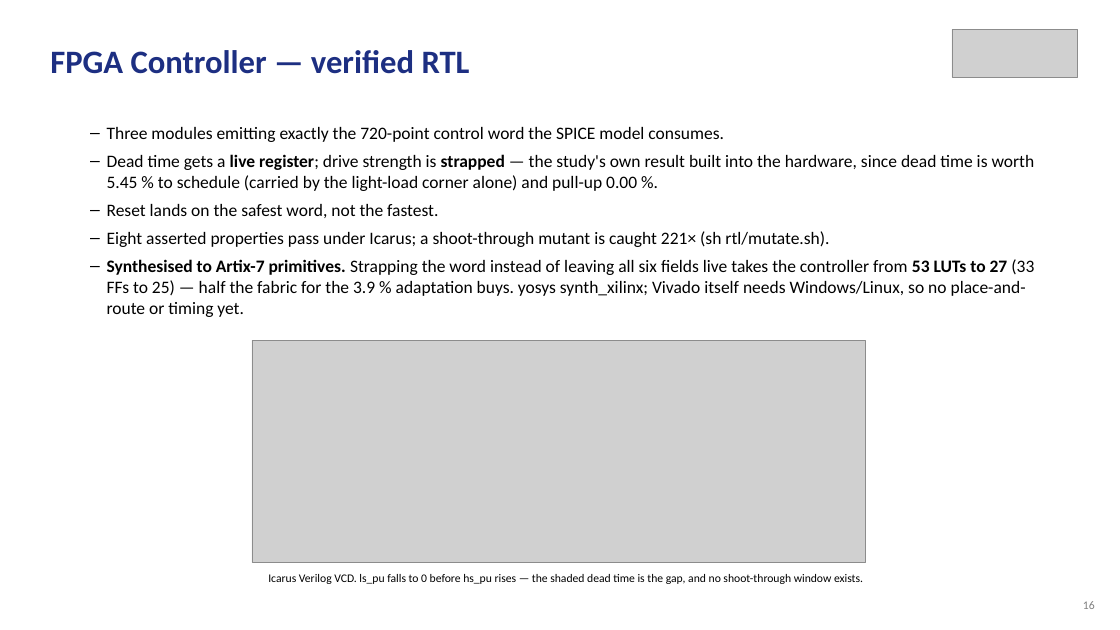
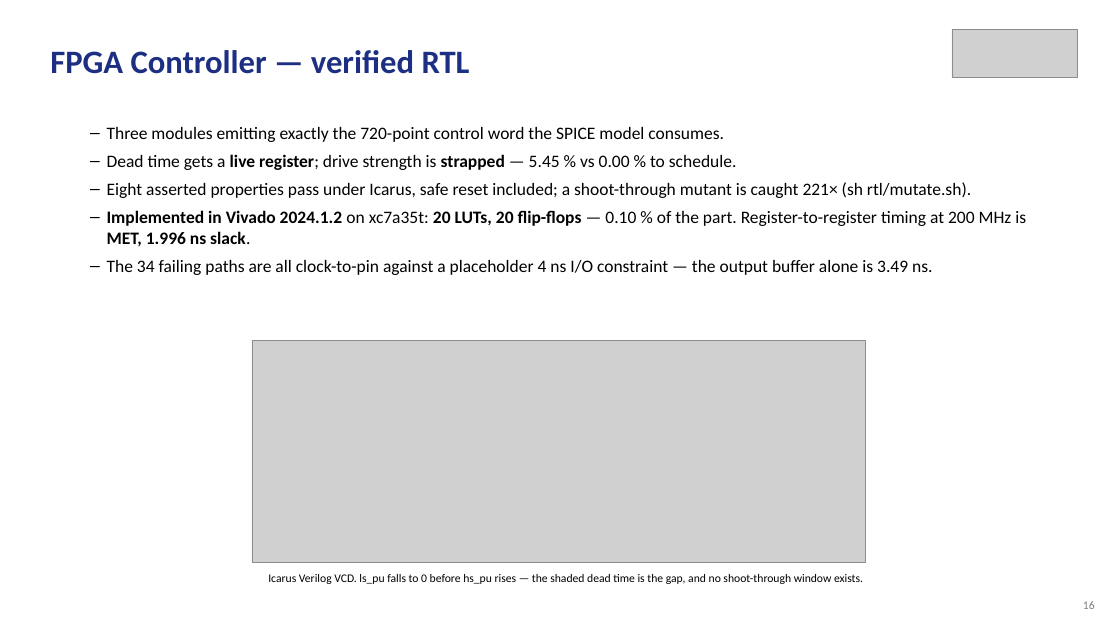
Before and after one commit to Amritha902/gan-driver, a slide deck: slide 16 of review/Review1_GaN_Segmented_Gate_Driver.pptx. Drawn at 1120x630 pixels with LibreOffice and Linux fonts; fonts in the diff are those of the drawing; grey boxes stand for pictures. Boxes give left, top, right and bottom in pixels: in the first picture for what was removed or moved away, otherwise in the second. Text is boxed around its words. In the diff, an @@ line names an element or a change of style, - is before the commit and + after.

```diff
--- a/review/Review1_GaN_Segmented_Gate_Driver.pptx
+++ b/review/Review1_GaN_Segmented_Gate_Driver.pptx
@@ text at <box>107,154,1026,275</box>: text changed @@
-– Dead time gets a live register; drive strength is strapped — the study's own result built into the hardware, since dead time is worth 5.45 % to schedule (carried by the light-load corner alone) and pull-up 0.00 %.
-– Reset lands on the safest word, not the fastest.
-– Eight asserted properties pass under Icarus; a shoot-through mutant is caught 221× (sh rtl/mutate.sh).
-– Synthesised to Artix-7 primitives. Strapping the word instead of leaving all six fields live takes the controller from 53 LUTs to 27 (33 FFs to 25) — half the fabric for the 3.9 % adaptation buys. yosys synth_xilinx; Vivado itself needs Windows/Linux, so no place-and-route or timing yet.
+– Dead time gets a live register; drive strength is strapped — 5.45 % vs 0.00 % to schedule.
+– Eight asserted properties pass under Icarus, safe reset included; a shoot-through mutant is caught 221× (sh rtl/mutate.sh).
+– Implemented in Vivado 2024.1.2 on xc7a35t: 20 LUTs, 20 flip-flops — 0.10 % of the part. Register-to-register timing at 200 MHz is MET, 1.996 ns slack.
+– The 34 failing paths are all clock-to-pin against a placeholder 4 ns I/O constraint — the output buffer alone is 3.49 ns.
```
Also in this commit, not shown: 2 other slides changed, 8 other files.
